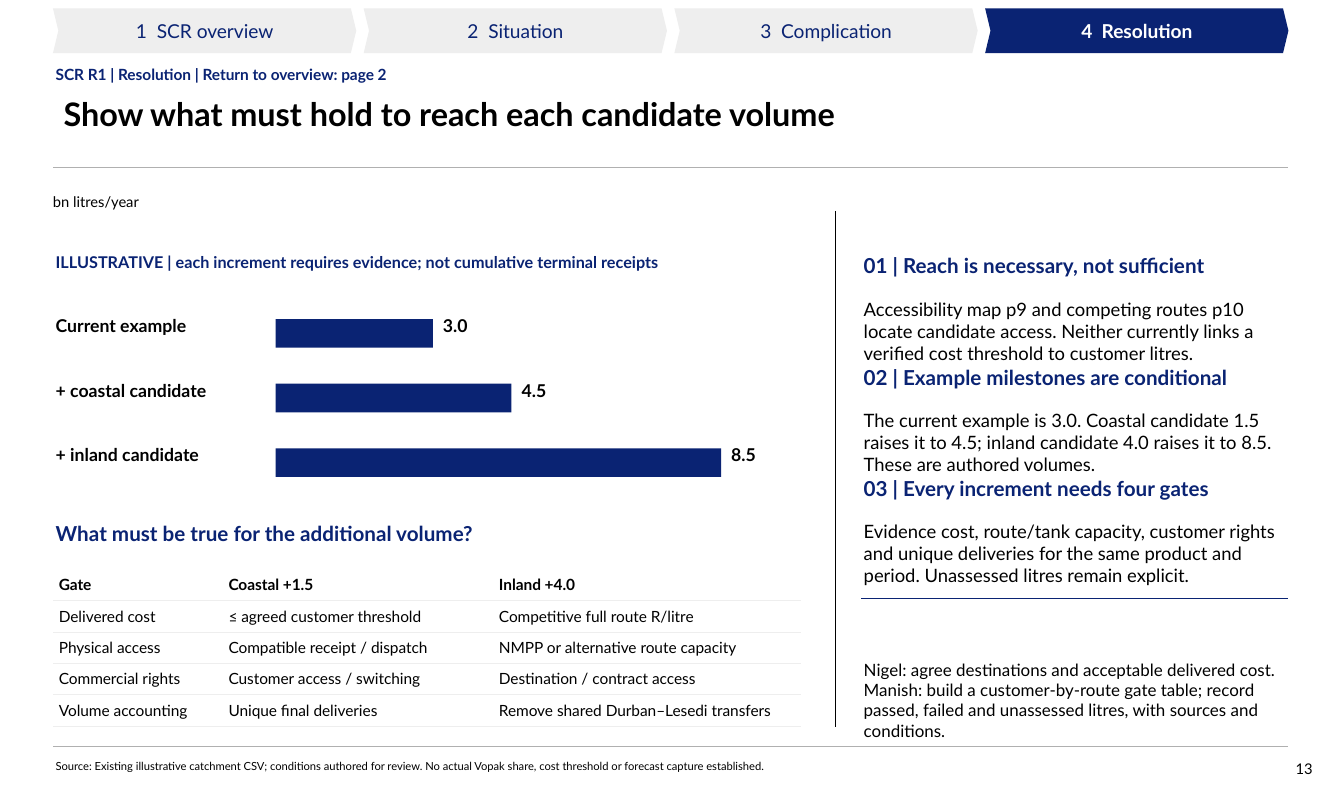
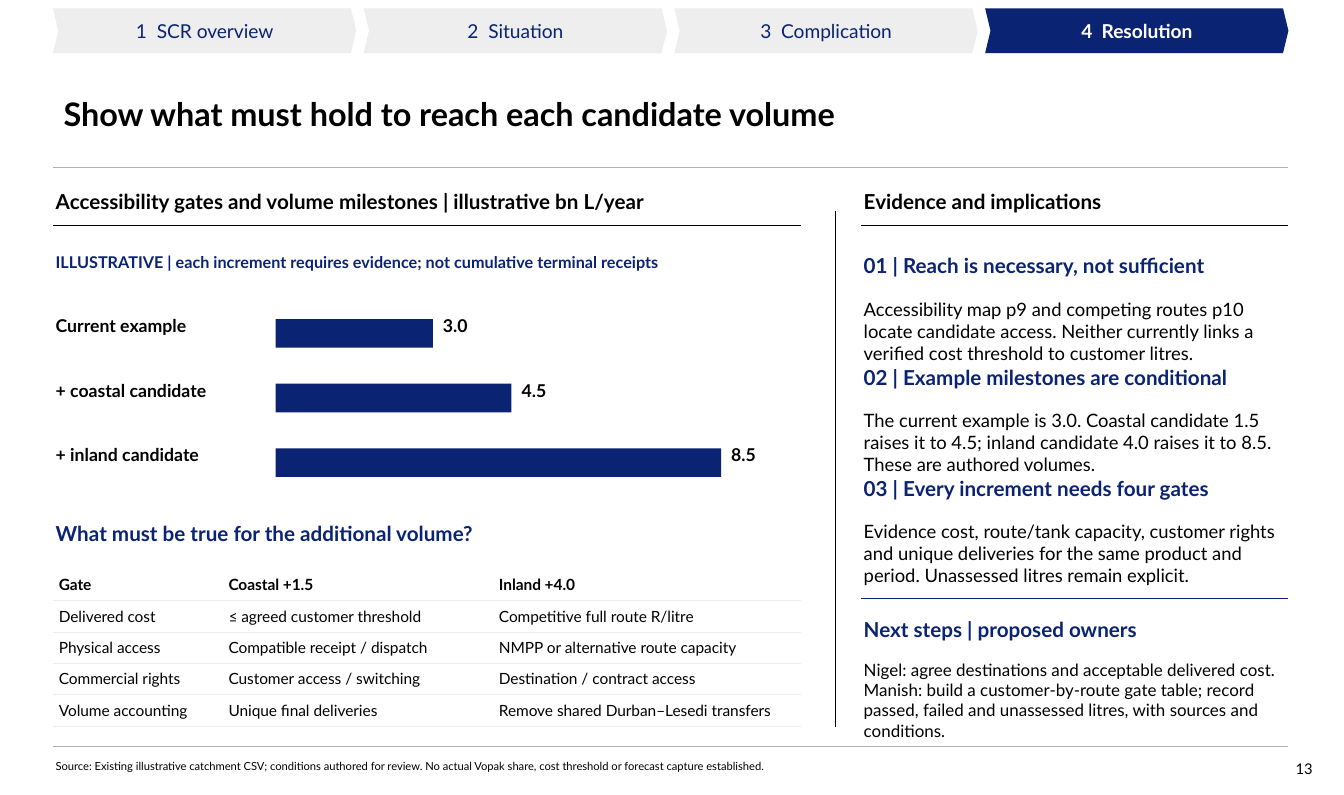
Before and after one commit to Africa-International-Advisors/liquid_fuels_model, a slide deck: slide 13 of pptx/output/delivered/Vopak_Week1_Analytical_Pack_2026_10_06.pptx. Drawn at 1344x795 pixels with LibreOffice and Linux fonts; fonts in the diff are those of the drawing; background and template pictures are left out. Boxes give left, top, right and bottom in pixels: in the first picture for what was removed or moved away, otherwise in the second. Text is boxed around its words. In the diff, an @@ line names an element or a change of style, - is before the commit and + after.

```diff
--- a/pptx/output/delivered/Vopak_Week1_Analytical_Pack_2026_10_06.pptx
+++ b/pptx/output/delivered/Vopak_Week1_Analytical_Pack_2026_10_06.pptx
@@ text removed at [56, 68, 387, 83] @@
-SCR R1 | Resolution | Return to overview: page 2
@@ text removed at [53, 196, 139, 210] @@
-bn litres/year
@@ text added at [56, 193, 644, 213], 14 pt, text #000000, bold @@
+Accessibility gates and volume milestones | illustrative bn L/year
@@ text added at [864, 193, 1101, 213], 14 pt, text #000000, bold @@
+Evidence and implications
@@ line added from (53, 226) to (801, 226), #000000 0.55 pt @@
@@ line added from (861, 226) to (1289, 226), #000000 0.55 pt @@
@@ text added at [864, 621, 1137, 641], 14 pt, text #0A2373, bold @@
+Next steps | proposed owners
```
Also in this commit, not shown: 13 other slides changed, 7 other files.
